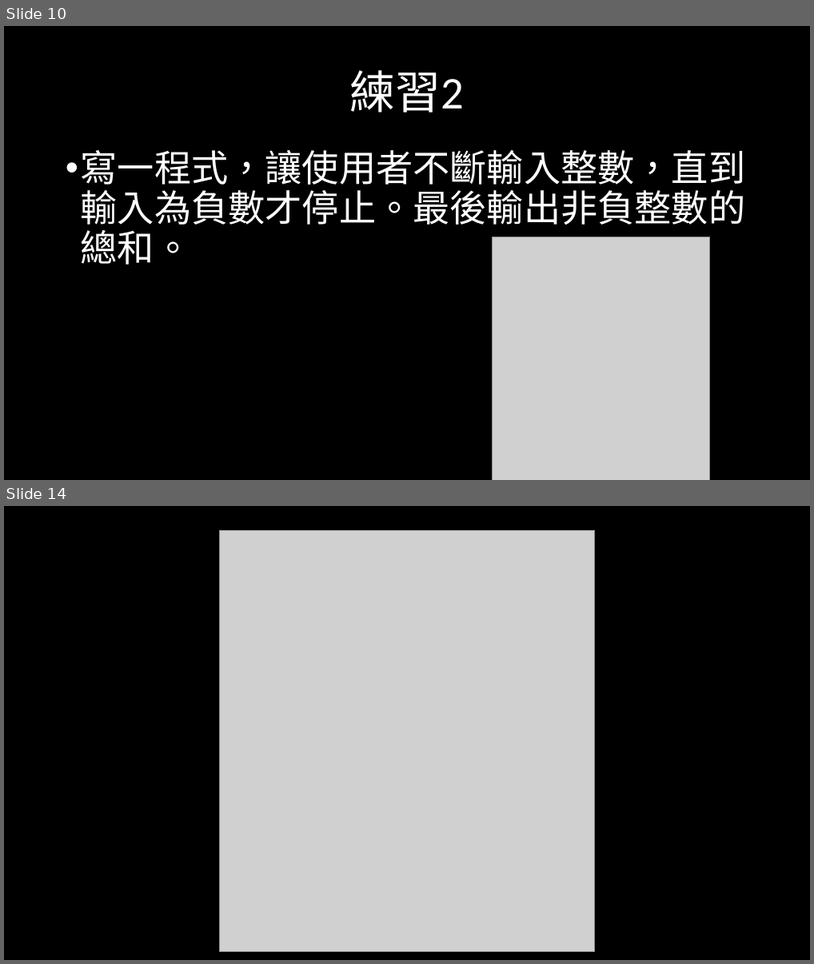
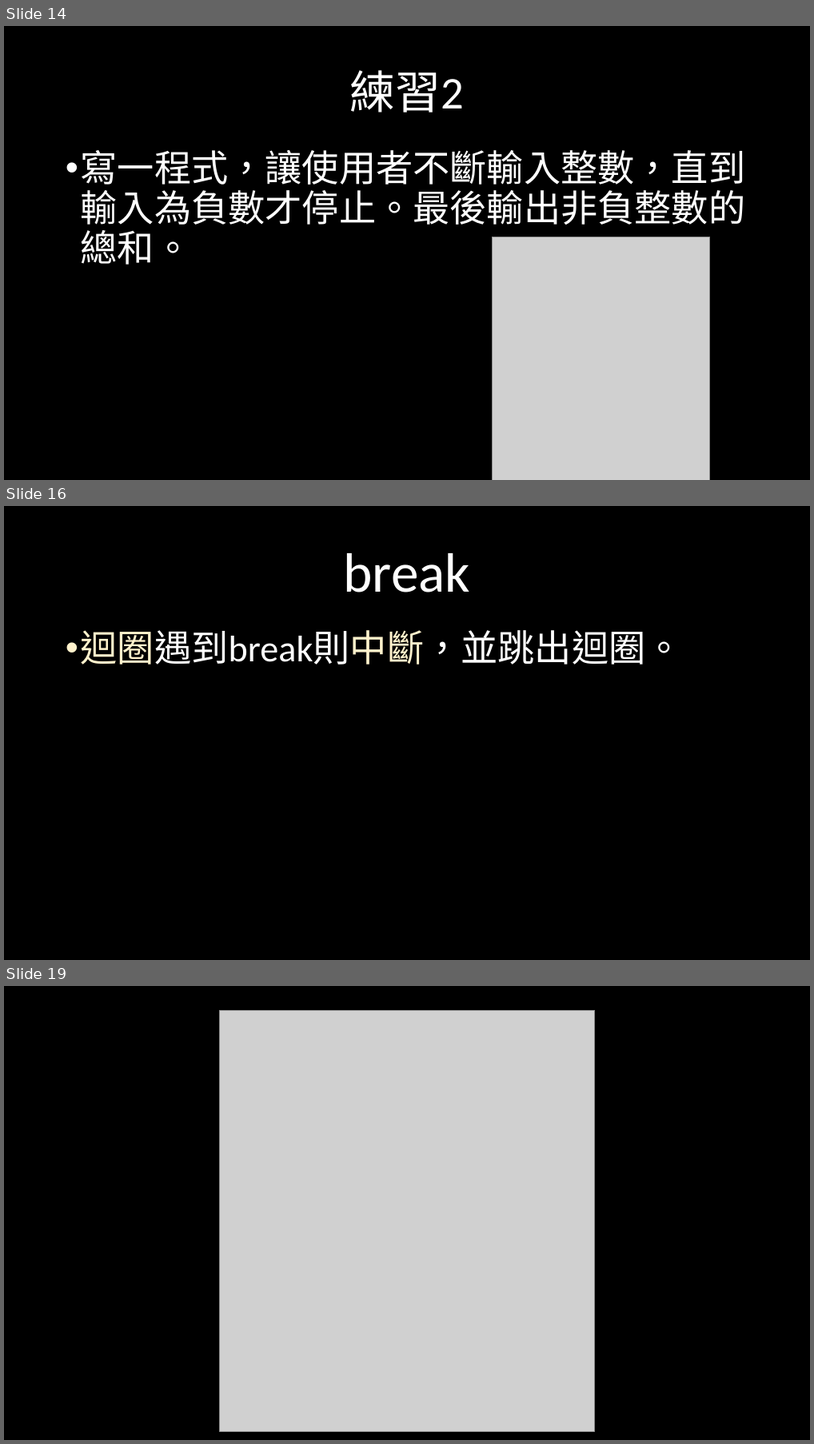
Before and after one commit to weermark/class, a slide deck: practical_class/class_ppt/0317程一實習.pptx. Shown one above the other, each under a label of ours: slides 10 and 14 before the commit, slides 14, 16 and 19 after it; the slides between them are not shown. The pictures are 814x964 and 814x1444 pixels, drawn with LibreOffice and Linux fonts; fonts in the diff are those of the drawing; grey boxes stand for pictures. Boxes give left, top, right and bottom in pixels: in the first picture for what was removed or moved away, otherwise in the second. Text is boxed around its words. In the diff, an @@ line names an element or a change of style, - is before the commit and + after.

```diff
--- a/practical_class/class_ppt/0317程一實習.pptx
+++ b/practical_class/class_ppt/0317程一實習.pptx
@@ slide 16 added at bbox=[4, 506, 810, 960], background #000000 @@
@@ title added at bbox=[344, 553, 471, 592], 66 pt, text #FFFFFF @@
+break
@@ text added at bbox=[81, 630, 683, 664], 44 pt, text #FFFFFF @@
+• 迴圈遇到break則中斷，並跳出迴圈。
@@ what was slide 10 is now slide 14 @@
@@ what was slide 14 is now slide 19 @@
```
Also in this commit, not shown: 2 slides changed, 13 other slides added, 5 slides removed, 1 other file.
